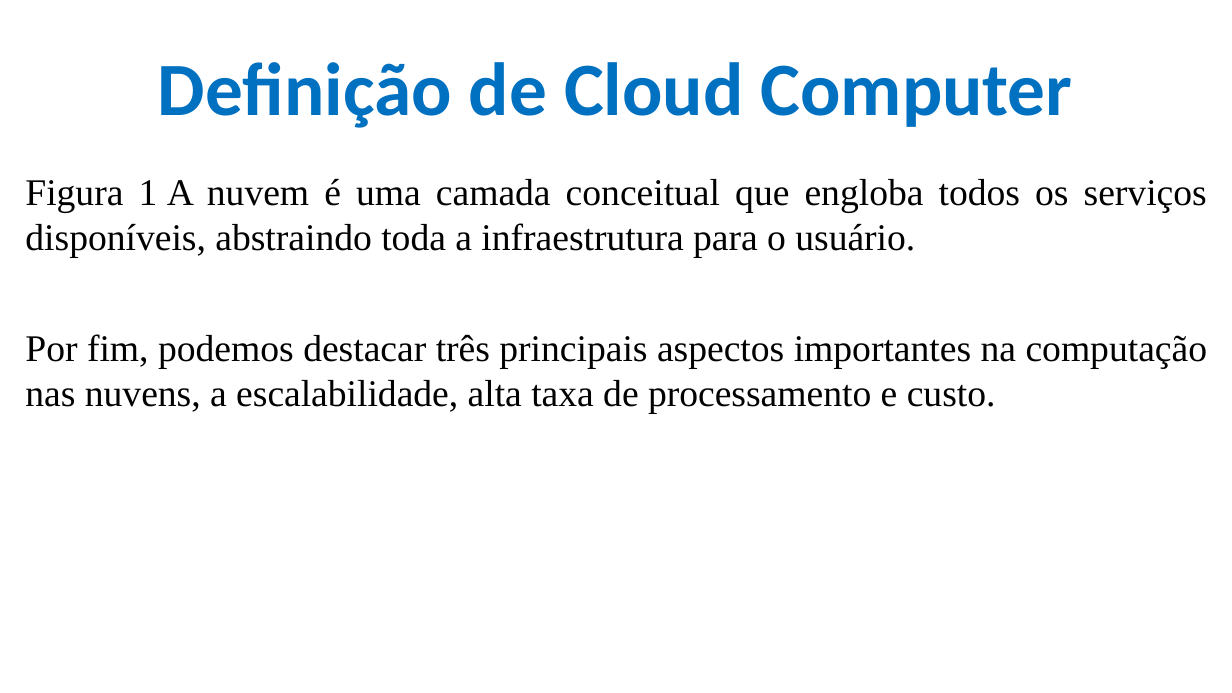
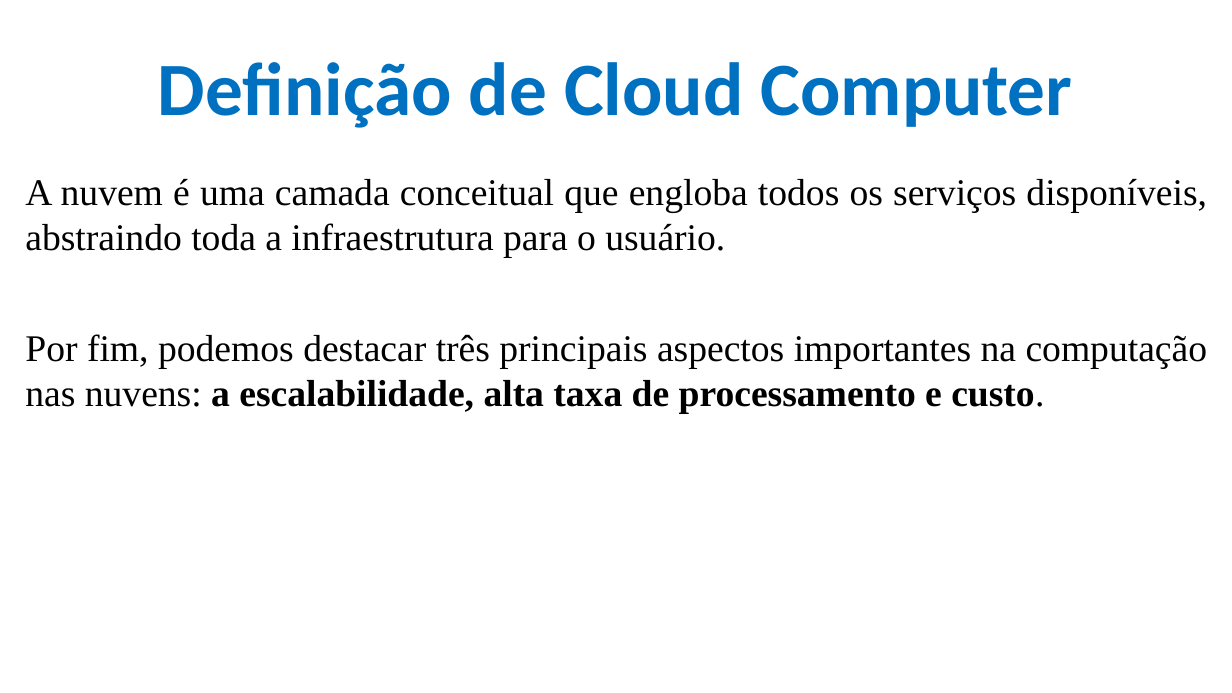
Before and after one commit to CloudEducationBrazil/WydenComputacaoNuvemWebServicesLinux, a slide deck: slide 15 of 01 Classes/Aula 01 - Computação em Nuvem e Web Services em Linux.pptx (slide 14 before the commit). Drawn at 1232x693 pixels with LibreOffice and Linux fonts; fonts in the diff are those of the drawing; background and template pictures are left out. Boxes give left, top, right and bottom in pixels: in the first picture for what was removed or moved away, otherwise in the second. Text is boxed around its words. In the diff, an @@ line names an element or a change of style, - is before the commit and + after.

Commit message:
Aula 01 Cloud Computer + Atividades

```diff
--- a/01 Classes/Aula 01 - Computação em Nuvem e Web Services em Linux.pptx
+++ b/01 Classes/Aula 01 - Computação em Nuvem e Web Services em Linux.pptx
@@ text at [25, 178, 1208, 414]: text changed @@
-Figura 1 A nuvem é uma camada conceitual que engloba todos os serviços disponíveis, abstraindo toda a infraestrutura para o usuário.
-Por fim, podemos destacar três principais aspectos importantes na computação nas nuvens, a escalabilidade, alta taxa de processamento e custo.
+A nuvem é uma camada conceitual que engloba todos os serviços disponíveis, abstraindo toda a infraestrutura para o usuário.
+Por fim, podemos destacar três principais aspectos importantes na computação nas nuvens: a escalabilidade, alta taxa de processamento e custo.
```
Also in this commit, not shown: 5 other slides changed, 1 slide added.
